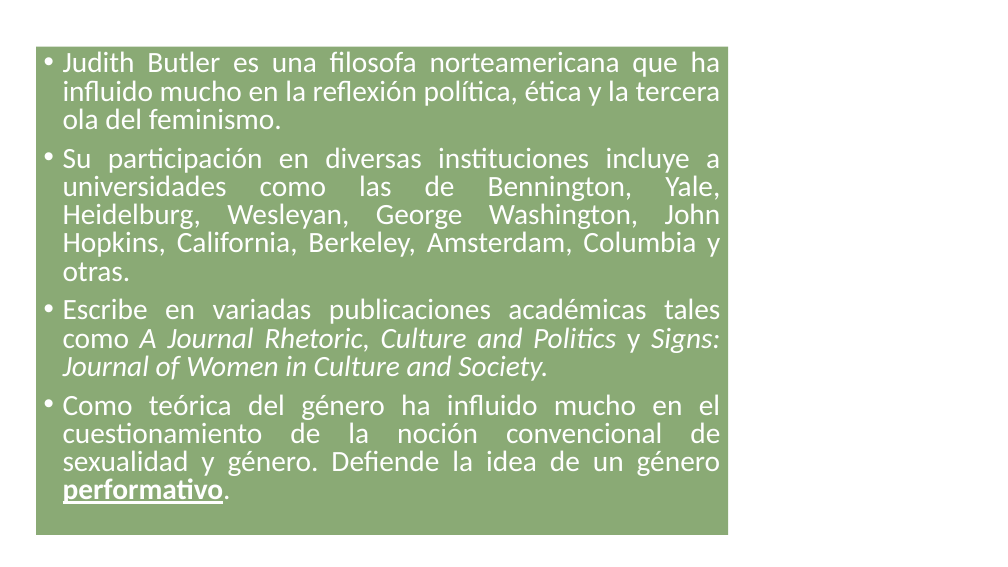
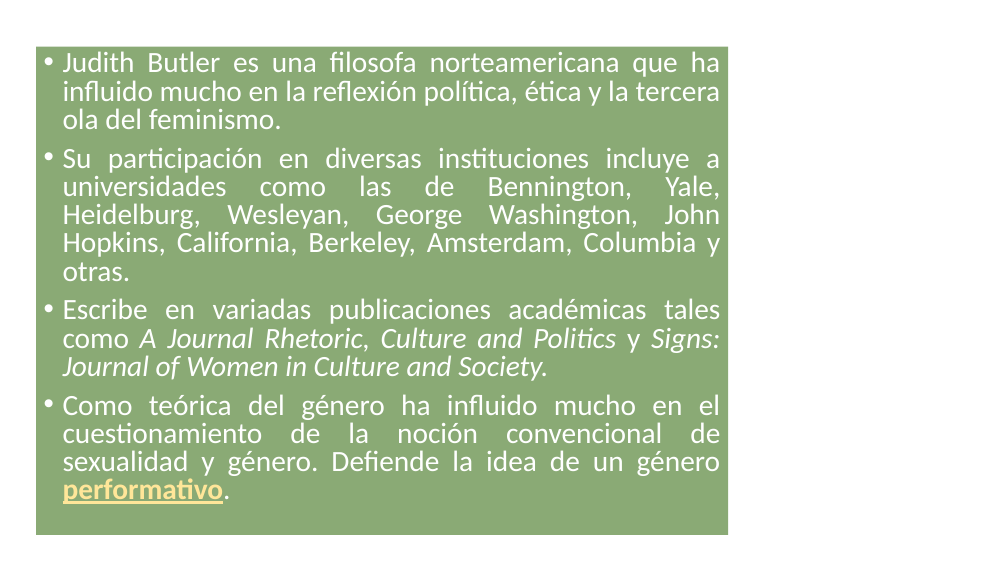
Before and after one commit to zaboltar/zaboltar.github.io, a slide deck: slide 3 of assets uarm/2019 sol-penscri-justfilpol/Judith Butler.pptx (slide 2 before the commit). Drawn at 1008x567 pixels with LibreOffice and Linux fonts; fonts in the diff are those of the drawing; background and template pictures are left out. Boxes give left, top, right and bottom in pixels: in the first picture for what was removed or moved away, otherwise in the second. Text is boxed around its words. In the diff, an @@ line names an element or a change of style, - is before the commit and + after.

```diff
--- a/assets uarm/2019 sol-penscri-justfilpol/Judith Butler.pptx
+++ b/assets uarm/2019 sol-penscri-justfilpol/Judith Butler.pptx
@@ text at [63,394,720,504]: text colour #FFFFFF to #FFE699 in "performativo." @@
```
Also in this commit, not shown: 10 other slides changed, 17 slides added, 3 other files.
